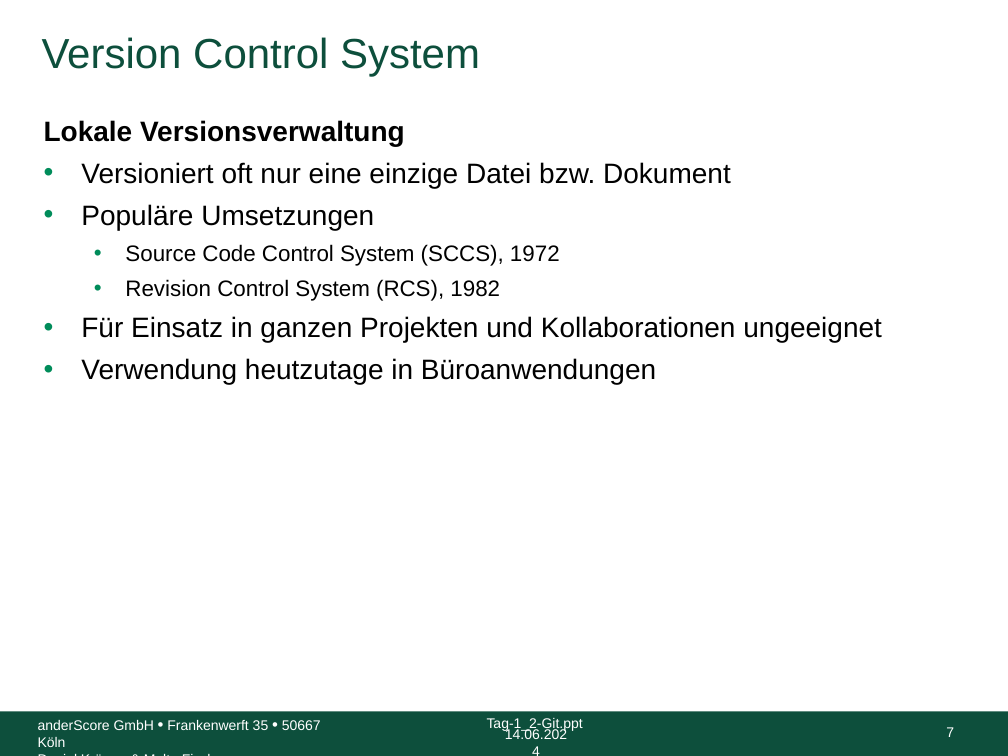
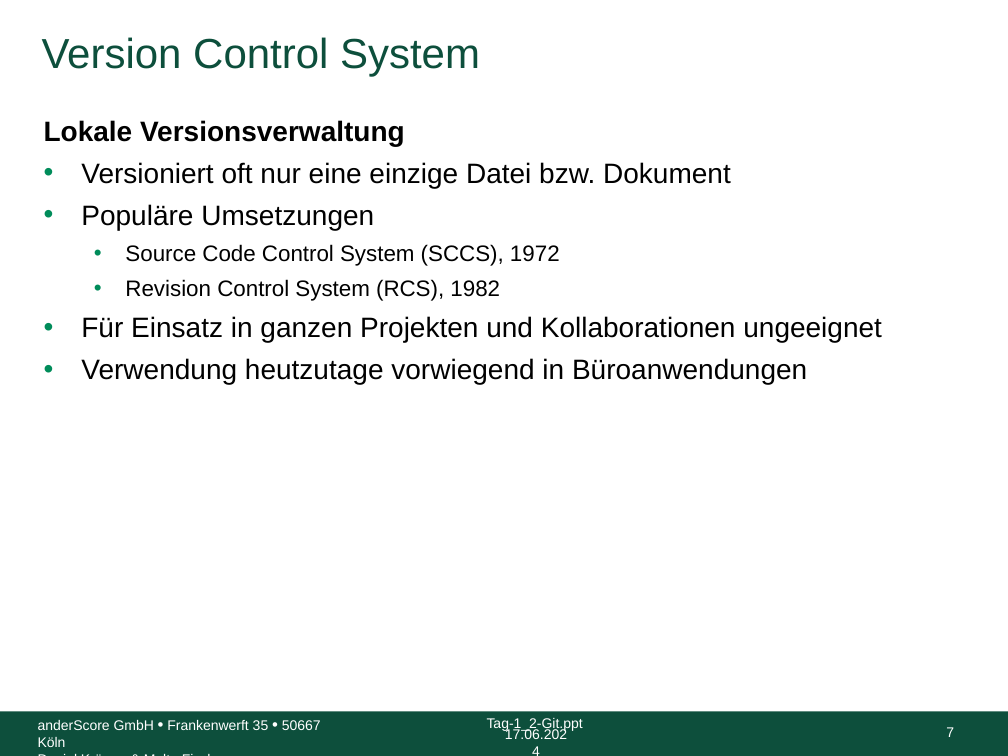
Before and after one commit to anderscore-gmbh/gitlab, a slide deck: slide 7 of slides/Tag-1_2-Git.pptx. Drawn at 1008x756 pixels with LibreOffice and Linux fonts; fonts in the diff are those of the drawing; background and template pictures are left out. Boxes give left, top, right and bottom in pixels: in the first picture for what was removed or moved away, otherwise in the second. Text is boxed around its words. In the diff, an @@ line names an element or a change of style, - is before the commit and + after.

```diff
--- a/slides/Tag-1_2-Git.pptx
+++ b/slides/Tag-1_2-Git.pptx
@@ text at bbox=[81, 358, 807, 385]: text changed @@
-• Verwendung heutzutage in Büroanwendungen
+• Verwendung heutzutage vorwiegend in Büroanwendungen
@@ text at bbox=[505, 728, 567, 739]: text changed @@
-14.06.2024
+17.06.2024
```
Also in this commit, not shown: 79 other slides changed, 4 other files.
